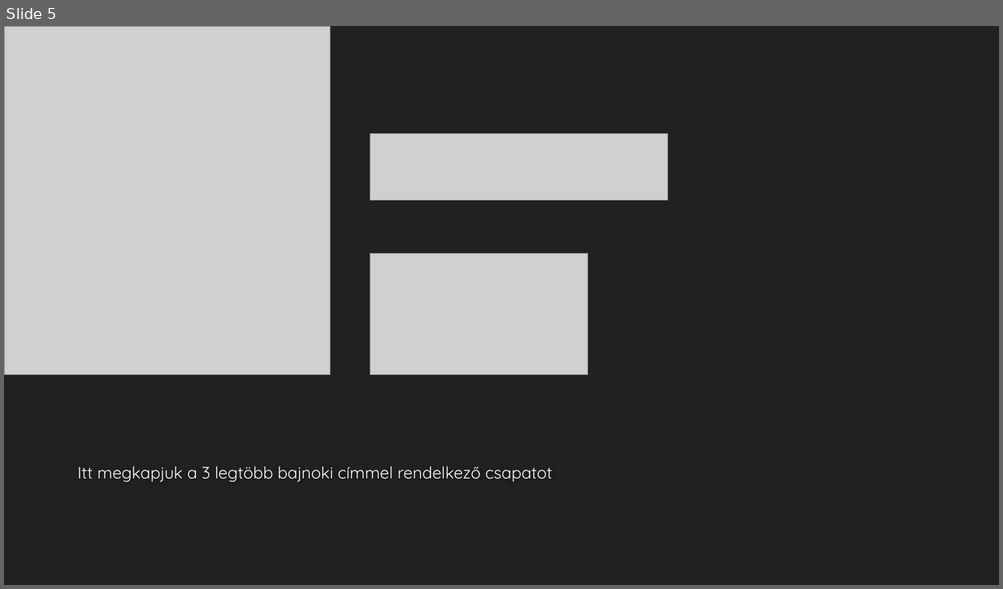
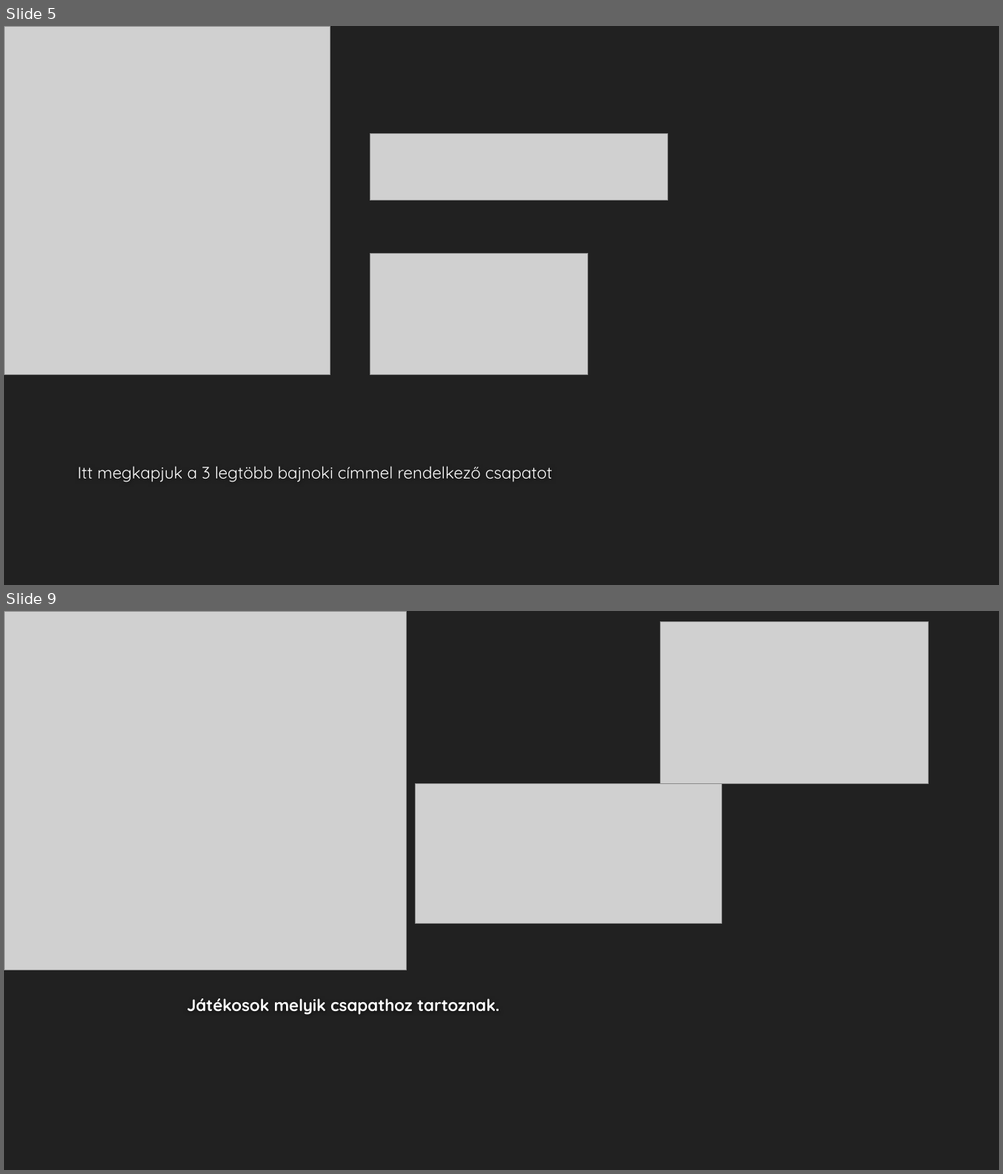
Before and after one commit to feherdorian/LinqProject, a slide deck: Előadás/Linq.ppt.pptx. Shown one above the other, each under a label of ours: slide 5 before the commit, slides 5 and 9 after it; the slides between them are not shown. The pictures are 1003x589 and 1003x1174 pixels, drawn with LibreOffice and Linux fonts; fonts in the diff are those of the drawing; grey boxes stand for pictures; background and template pictures are left out. Boxes give left, top, right and bottom in pixels: in the first picture for what was removed or moved away, otherwise in the second. Text is boxed around its words. In the diff, an @@ line names an element or a change of style, - is before the commit and + after.

```diff
--- a/Előadás/Linq.ppt.pptx
+++ b/Előadás/Linq.ppt.pptx
@@ slide 9 added at bbox=[4, 611, 999, 1170], background #212121 @@
@@ picture added at bbox=[4, 611, 406, 970] @@
@@ picture added at bbox=[660, 622, 928, 784] @@
@@ picture added at bbox=[415, 784, 721, 924] @@
@@ title added at bbox=[187, 999, 500, 1015], 16 pt, text #FEFEFE, bold @@
+Játékosok melyik csapathoz tartoznak.
```
Also in this commit, not shown: 3 other slides added.
